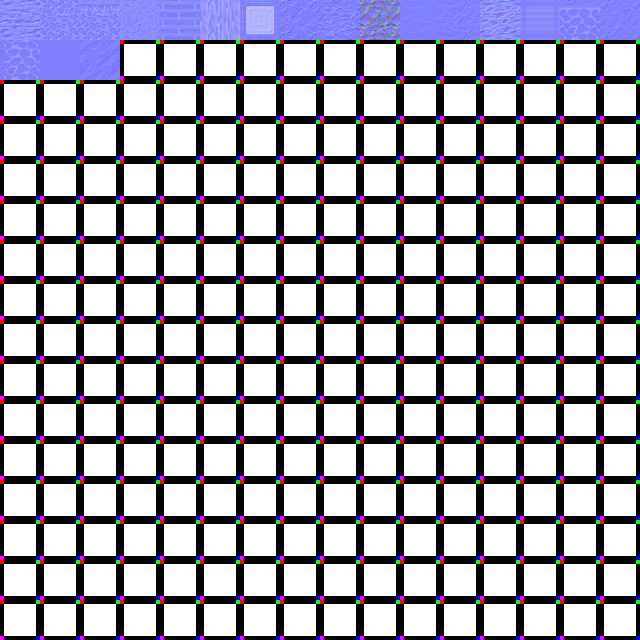
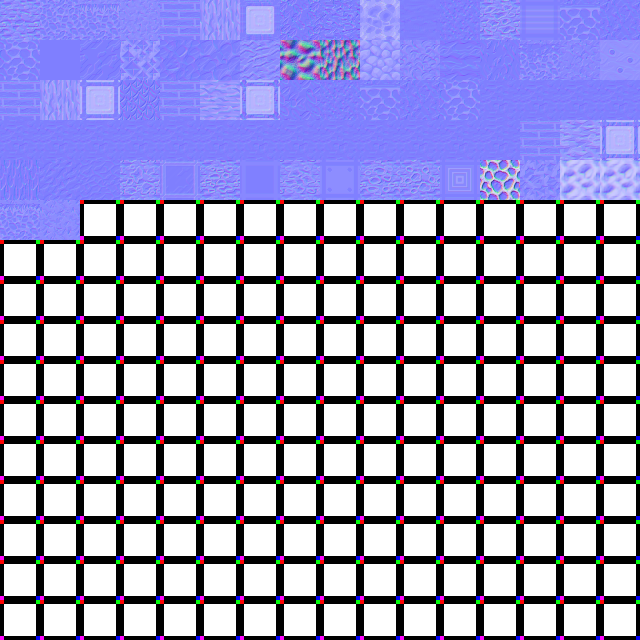
The second 640px x 640px image is a revision of the first. Changes to its layers:
painted on "Arrière-plan" over [0, 0, 640, 240]
